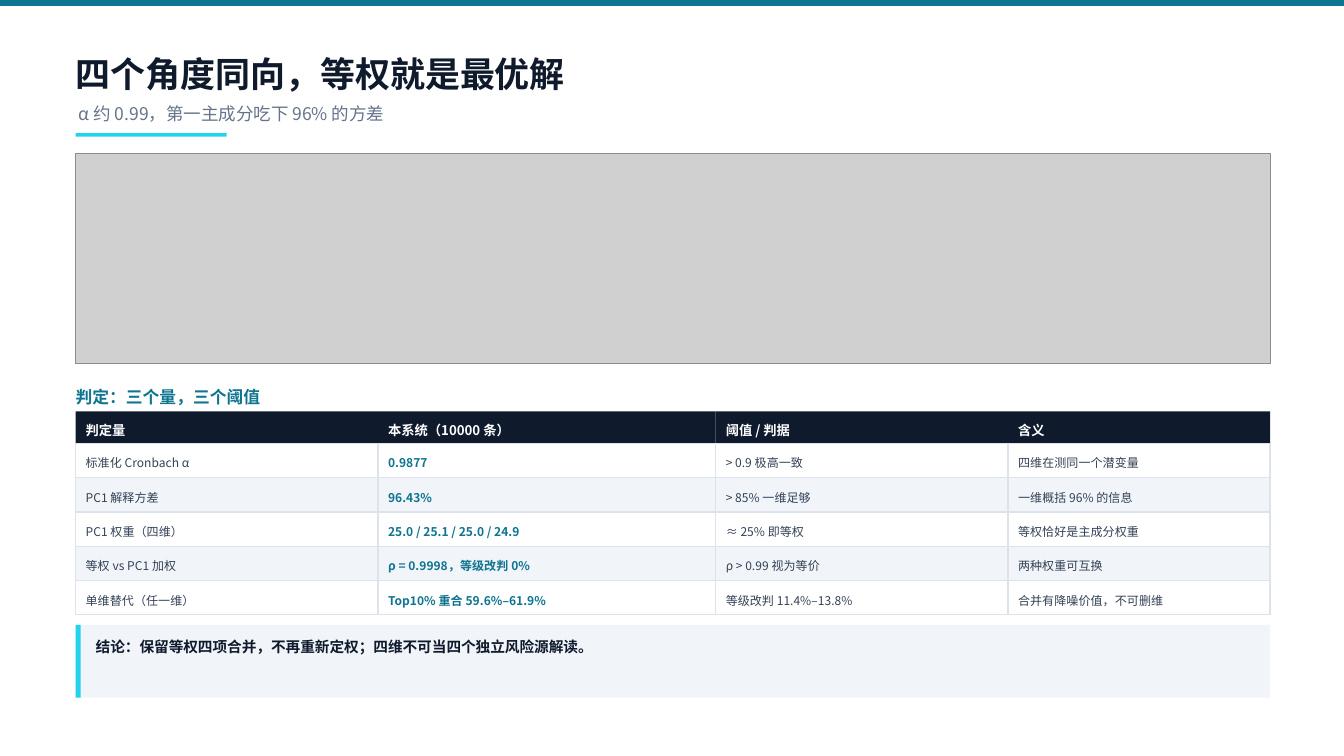
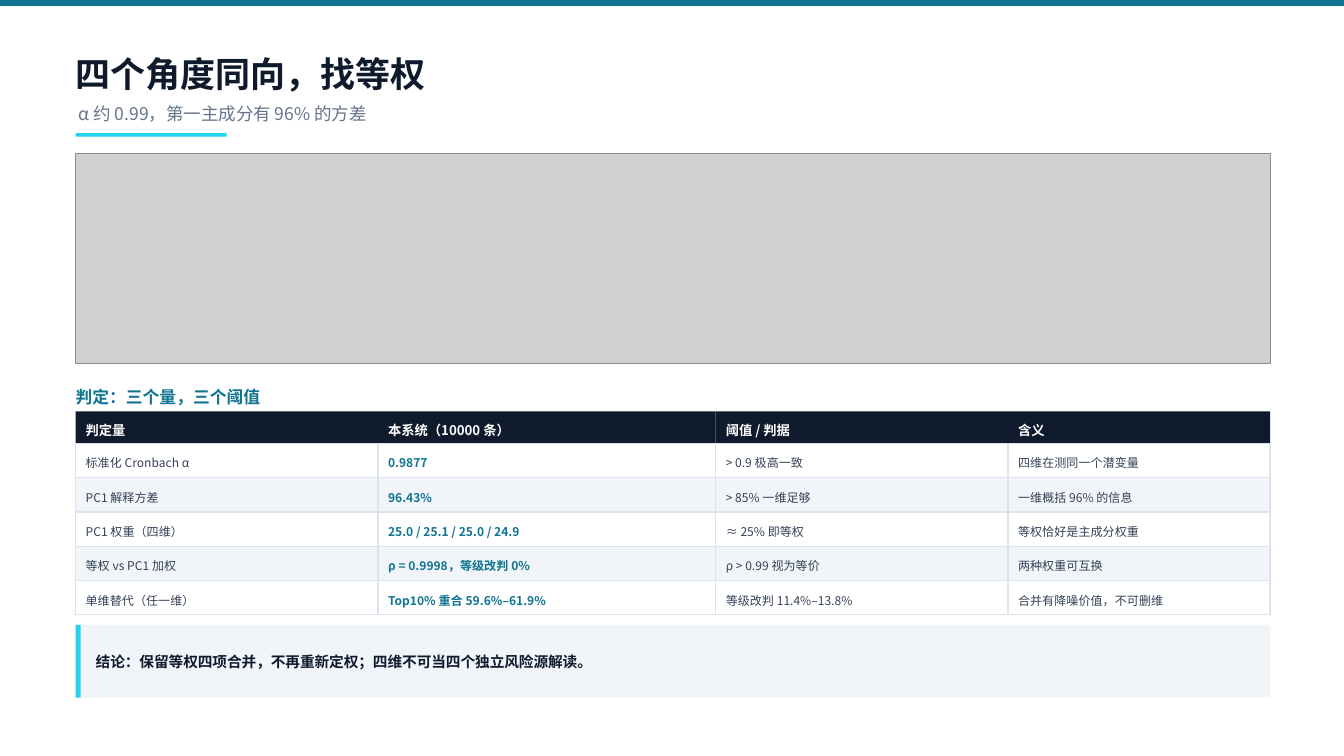
Before and after one commit to pythonlearnerX/enterprise-risk-assessment, a slide deck: slide 14 of 课次/项目17-答辩PPT/企业风险评估系统-答辩汇报-v3.pptx. Drawn at 1344x756 pixels with LibreOffice and Linux fonts; fonts in the diff are those of the drawing; grey boxes stand for pictures. Boxes give left, top, right and bottom in pixels: in the first picture for what was removed or moved away, otherwise in the second. Text is boxed around its words. In the diff, an @@ line names an element or a change of style, - is before the commit and + after.

```diff
--- a/课次/项目17-答辩PPT/企业风险评估系统-答辩汇报-v3.pptx
+++ b/课次/项目17-答辩PPT/企业风险评估系统-答辩汇报-v3.pptx
@@ text at (76,57,426,92): text changed @@
-四个角度同向，等权就是最优解
+四个角度同向，找等权
@@ text at (79,105,366,122): text changed @@
-α 约 0.99，第一主成分吃下 96% 的方差
+α 约 0.99，第一主成分有 96% 的方差
@@ text "结论：保留等权四项合并，不再重新定权；四维不可当四个独立风险源解读。": place and size @@
-text "结论：保留等权四项合并，不再重新定权；四维不可当四个独立风险源解读。" at (96,639,593,655)
+text "结论：保留等权四项合并，不再重新定权；四维不可当四个独立风险源解读。" at (96,654,592,670)
```
Also in this commit, not shown: 12 other slides changed, 11 other files.
